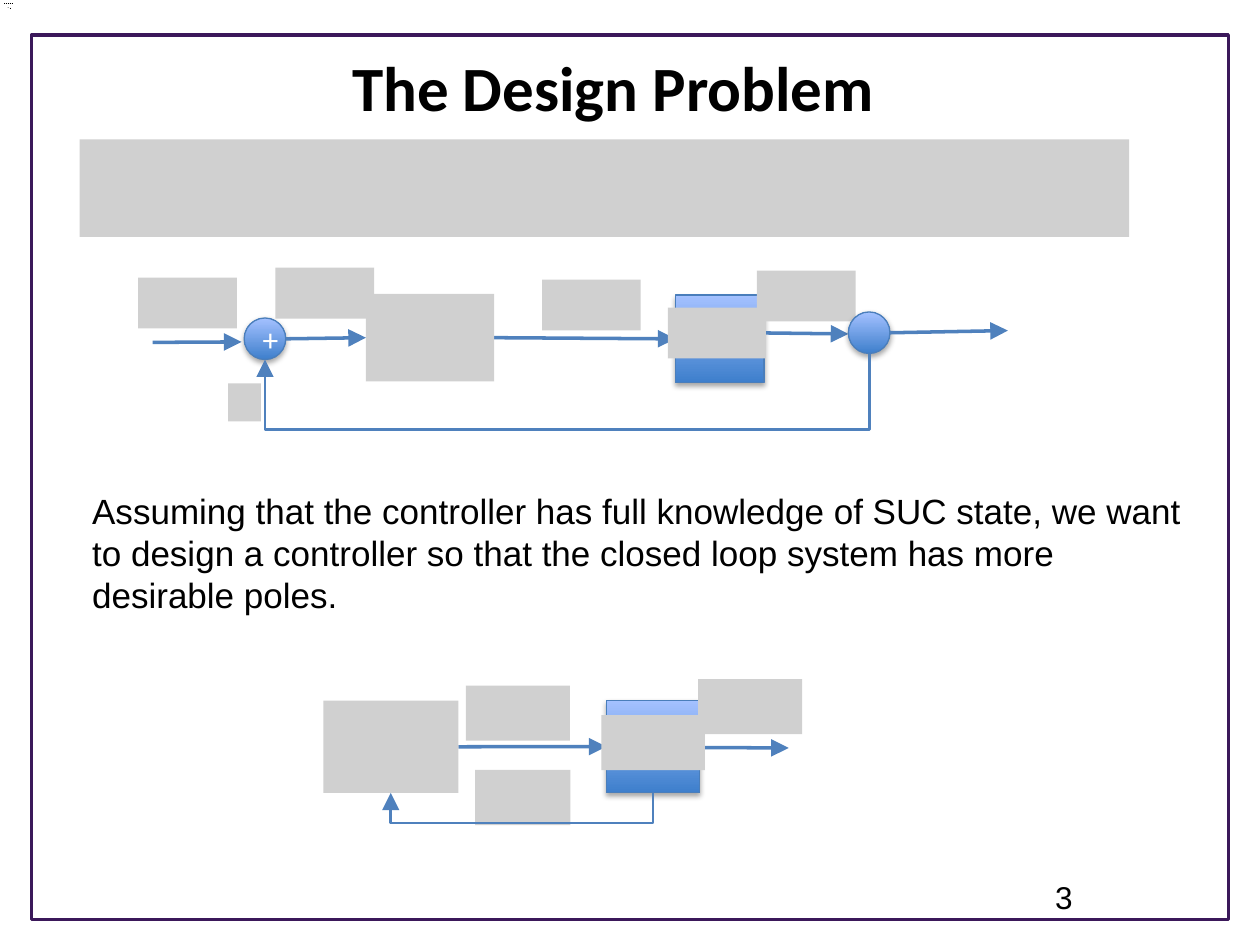
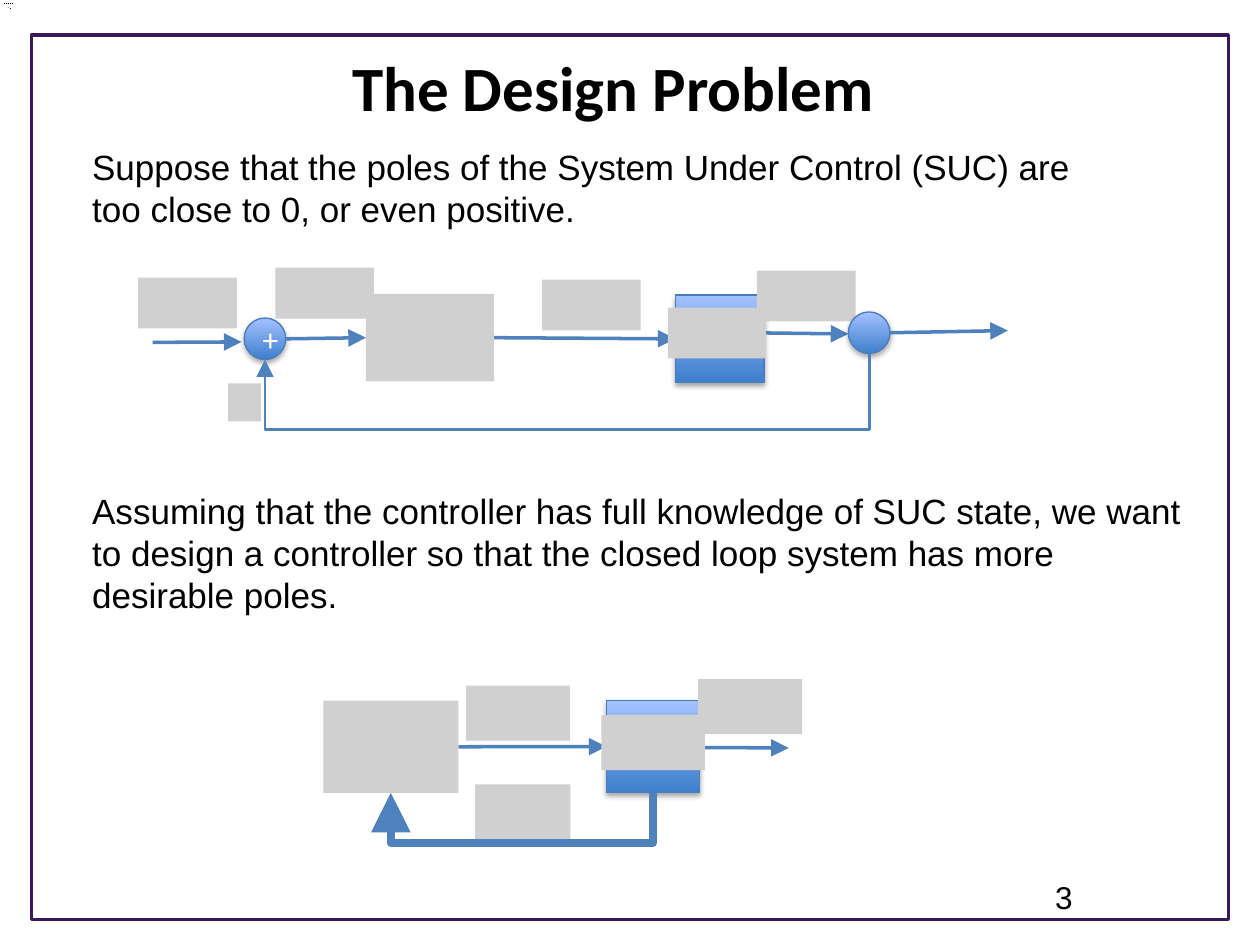
Before and after one commit to joseph-hellerstein/advanced-controls-lectures, a slide deck: slide 3 of Lecture_22-Designing-Closed-Loop-Systems/Designing-Proportional-Controllers.pptx. Drawn at 1260x945 pixels with LibreOffice and Linux fonts; fonts in the diff are those of the drawing; grey boxes stand for pictures; background and template pictures are left out. Boxes give left, top, right and bottom in pixels: in the first picture for what was removed or moved away, otherwise in the second. Text is boxed around its words. In the diff, an @@ line names an element or a change of style, - is before the commit and + after.

```diff
--- a/Lecture_22-Designing-Closed-Loop-Systems/Designing-Proportional-Controllers.pptx
+++ b/Lecture_22-Designing-Closed-Loop-Systems/Designing-Proportional-Controllers.pptx
@@ picture removed at (x1=79, y1=140, x2=1129, y2=237) @@
@@ text added at (x1=92, y1=154, x2=1070, y2=229), 20 pt, text #000000 @@
+Suppose that the poles of the System Under Control (SUC) are too close to 0, or even positive.
@@ elbow arrow (653, 793) - (391, 793): stroke #4F81BD 1.5 pt to #4F81BD 4.5 pt; route changed @@
@@ picture moved from (x1=475, y1=770, x2=571, y2=825) to (x1=475, y1=784, x2=571, y2=839) @@
```
Also in this commit, not shown: 3 other slides changed, 6 slides added, 2 slides removed.
